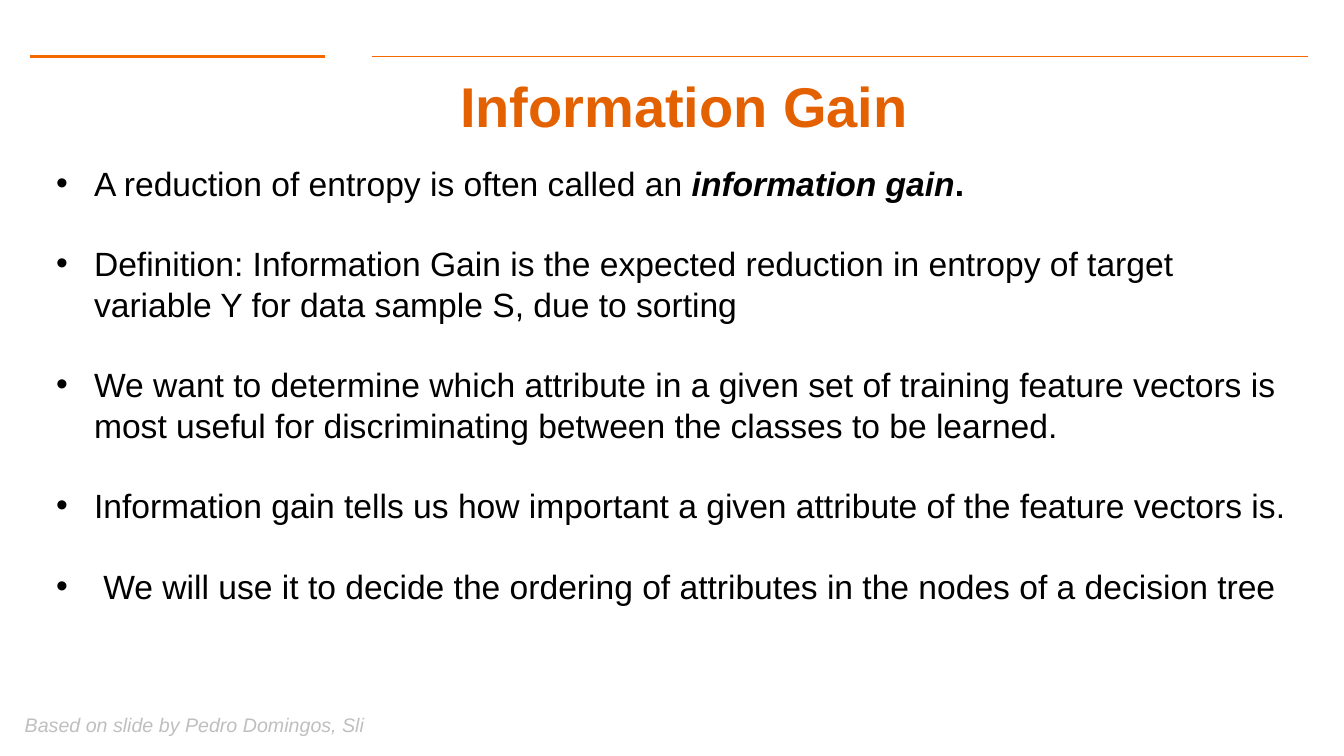
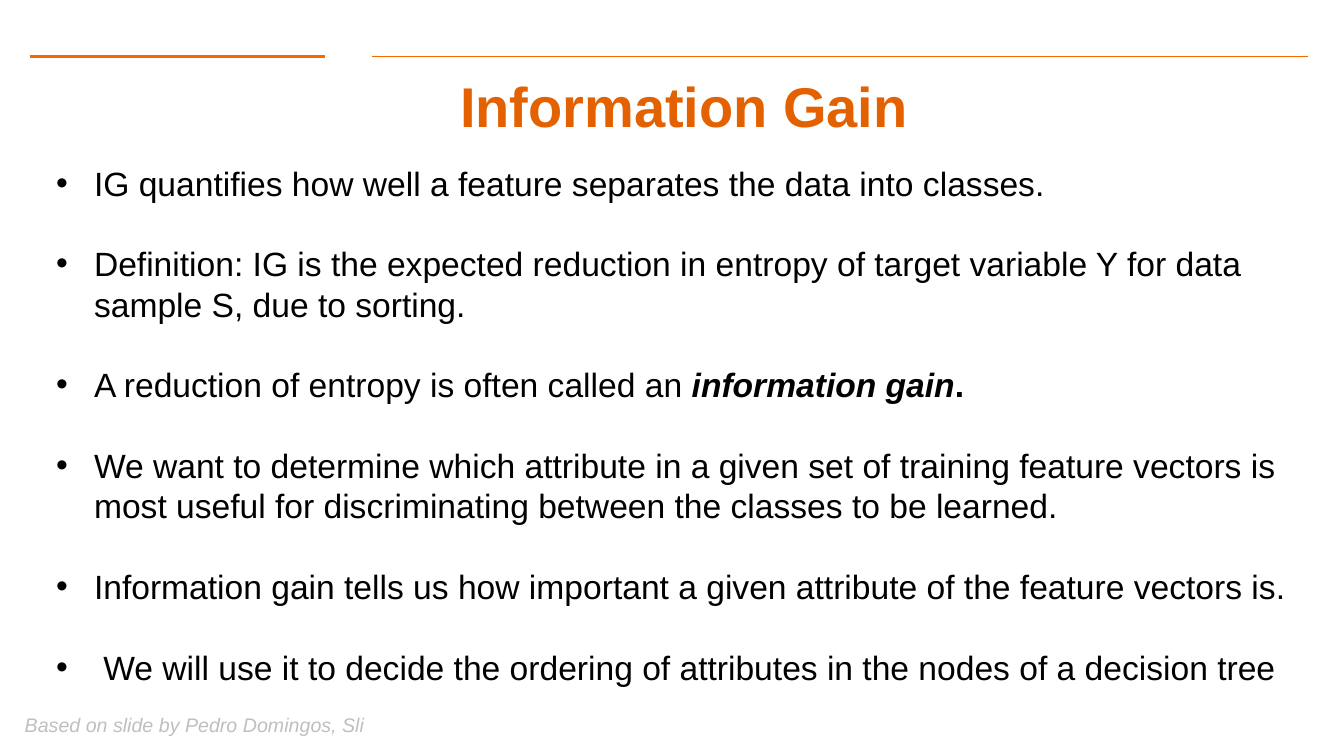
Before and after one commit to aiforsec/RIT-DSCI-633-FDS, a slide deck: slide 35 of Syllabus/Lecture06/Lec06.pptx (slide 33 before the commit). Drawn at 1344x756 pixels with LibreOffice and Linux fonts; fonts in the diff are those of the drawing; background and template pictures are left out. Boxes give left, top, right and bottom in pixels: in the first picture for what was removed or moved away, otherwise in the second. Text is boxed around its words. In the diff, an @@ line names an element or a change of style, - is before the commit and + after.

```diff
--- a/Syllabus/Lecture06/Lec06.pptx
+++ b/Syllabus/Lecture06/Lec06.pptx
@@ text at [94,171,1241,324]: paragraphs added @@
+• IG quantifies how well a feature separates the data into classes.
+• Definition: IG is the expected reduction in entropy of target variable Y for data sample S, due to sorting.
@@ text at [94,251,1173,324]: paragraph removed @@
-• Definition: Information Gain is the expected reduction in entropy of target variable Y for data sample S, due to sorting
```
Also in this commit, not shown: 10 other slides changed, 2 slides added, 1 other file.
